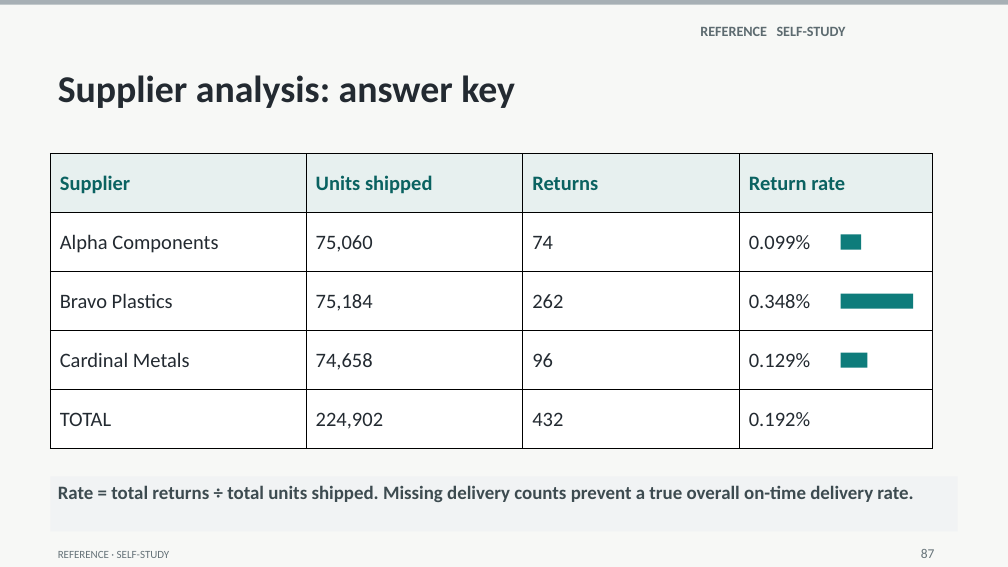
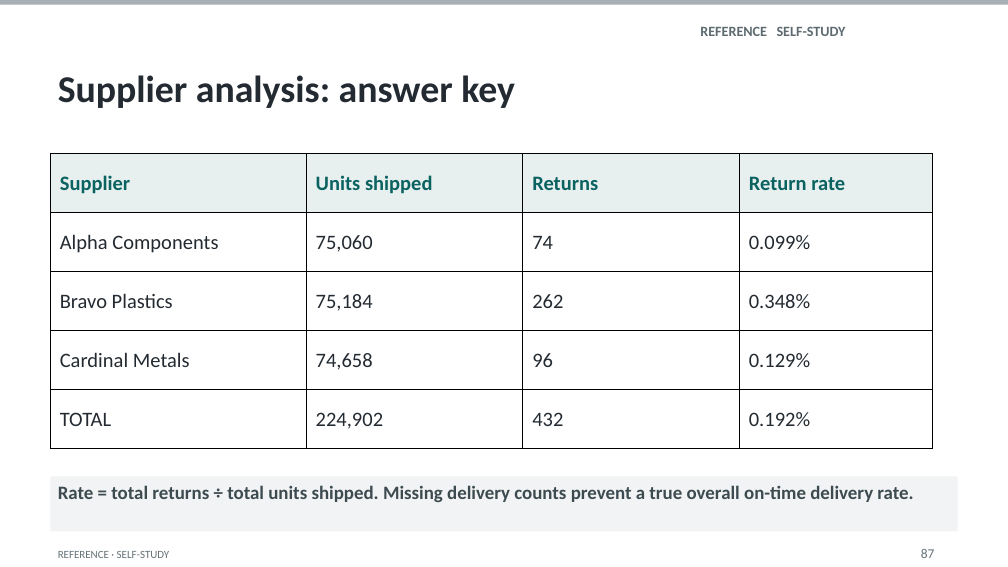
Before and after one commit to naviero1/Claude-Works, a slide deck: slide 87 of ai-training-prompt-engineering/notes/visual-polish/pilot/From_Prompts_to_Agents_Visual_Pilot_v01.pptx. Drawn at 1008x567 pixels with LibreOffice and Linux fonts; fonts in the diff are those of the drawing. Boxes give left, top, right and bottom in pixels: in the first picture for what was removed or moved away, otherwise in the second. Text is boxed around its words. In the diff, an @@ line names an element or a change of style, - is before the commit and + after.

```diff
--- a/ai-training-prompt-engineering/notes/visual-polish/pilot/From_Prompts_to_Agents_Visual_Pilot_v01.pptx
+++ b/ai-training-prompt-engineering/notes/visual-polish/pilot/From_Prompts_to_Agents_Visual_Pilot_v01.pptx
@@ background #F7F8F6 to #FFFFFF @@
@@ rectangle removed at box(841, 234, 861, 250) @@
@@ rectangle removed at box(841, 293, 913, 309) @@
@@ rectangle removed at box(841, 352, 867, 368) @@
```
Also in this commit, not shown: 1 other slide changed, 11 other files.
